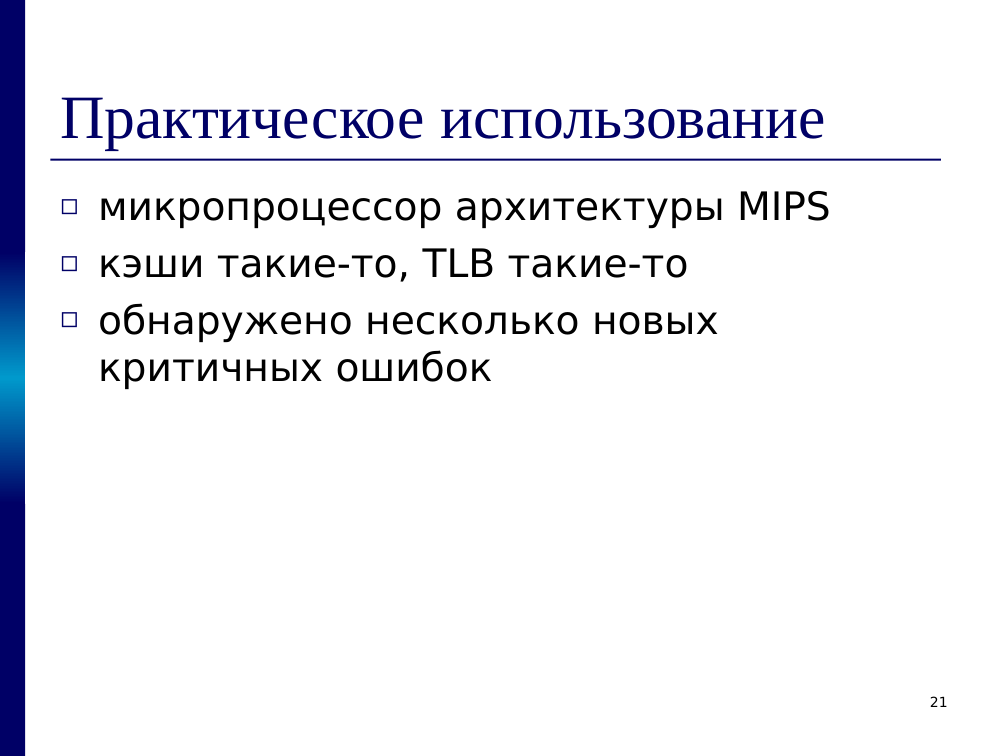
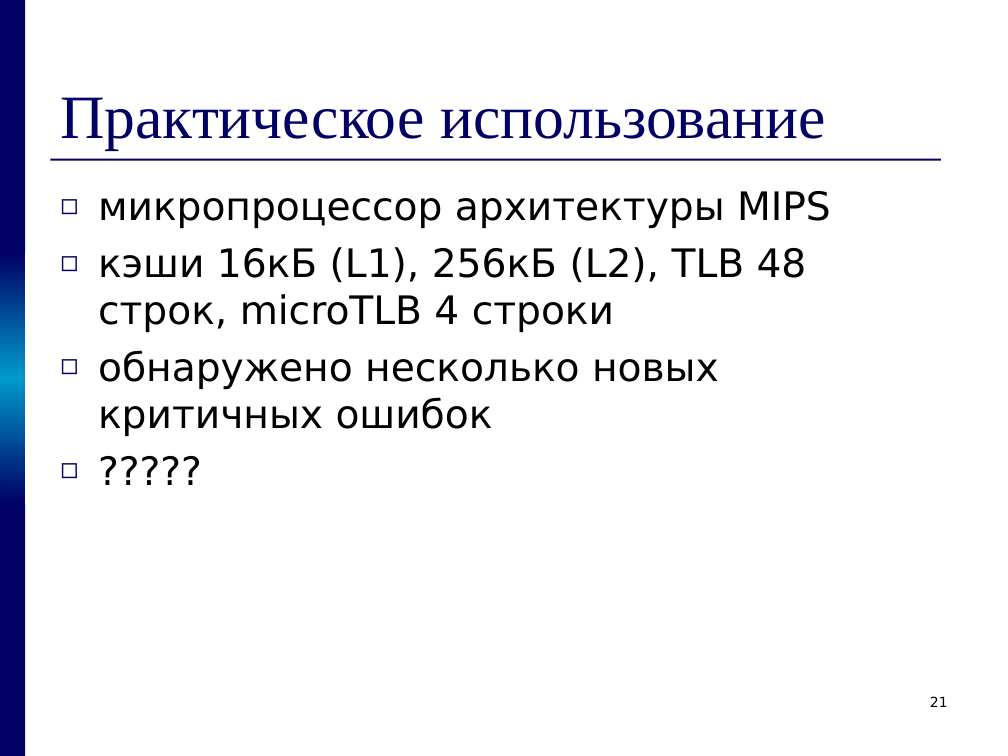
Before and after one commit to kornevgen/tesla-project, a slide deck: slide 21 of papers/THESIS/talks/pred/prethesis9.ppt. Drawn at 1008x756 pixels with LibreOffice and Linux fonts; fonts in the diff are those of the drawing. Boxes give left, top, right and bottom in pixels: in the first picture for what was removed or moved away, otherwise in the second. Text is boxed around its words. In the diff, an @@ line names an element or a change of style, - is before the commit and + after.

```diff
--- a/papers/THESIS/talks/pred/prethesis9.ppt
+++ b/papers/THESIS/talks/pred/prethesis9.ppt
@@ text at [98,191,831,436]: paragraph added @@
+◻ ?????
@@ text at [98,247,807,332]: text changed @@
-◻ кэши такие-то, TLB такие-то
+◻ кэши 16кБ (L1), 256кБ (L2), TLB 48 строк, microTLB 4 строки
```
Also in this commit, not shown: 10 other slides changed, 2 slides added, 2 slides removed.
